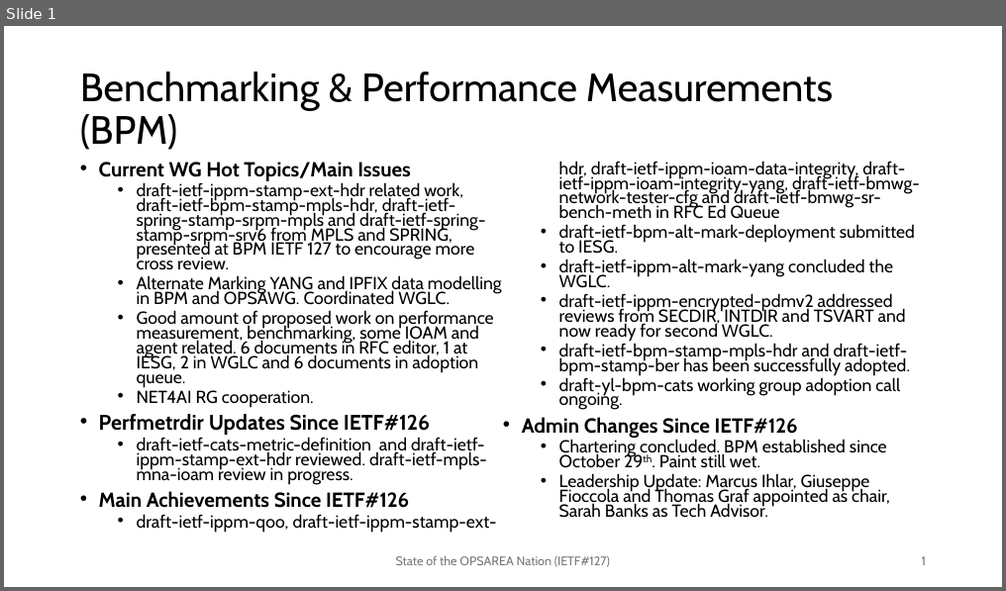
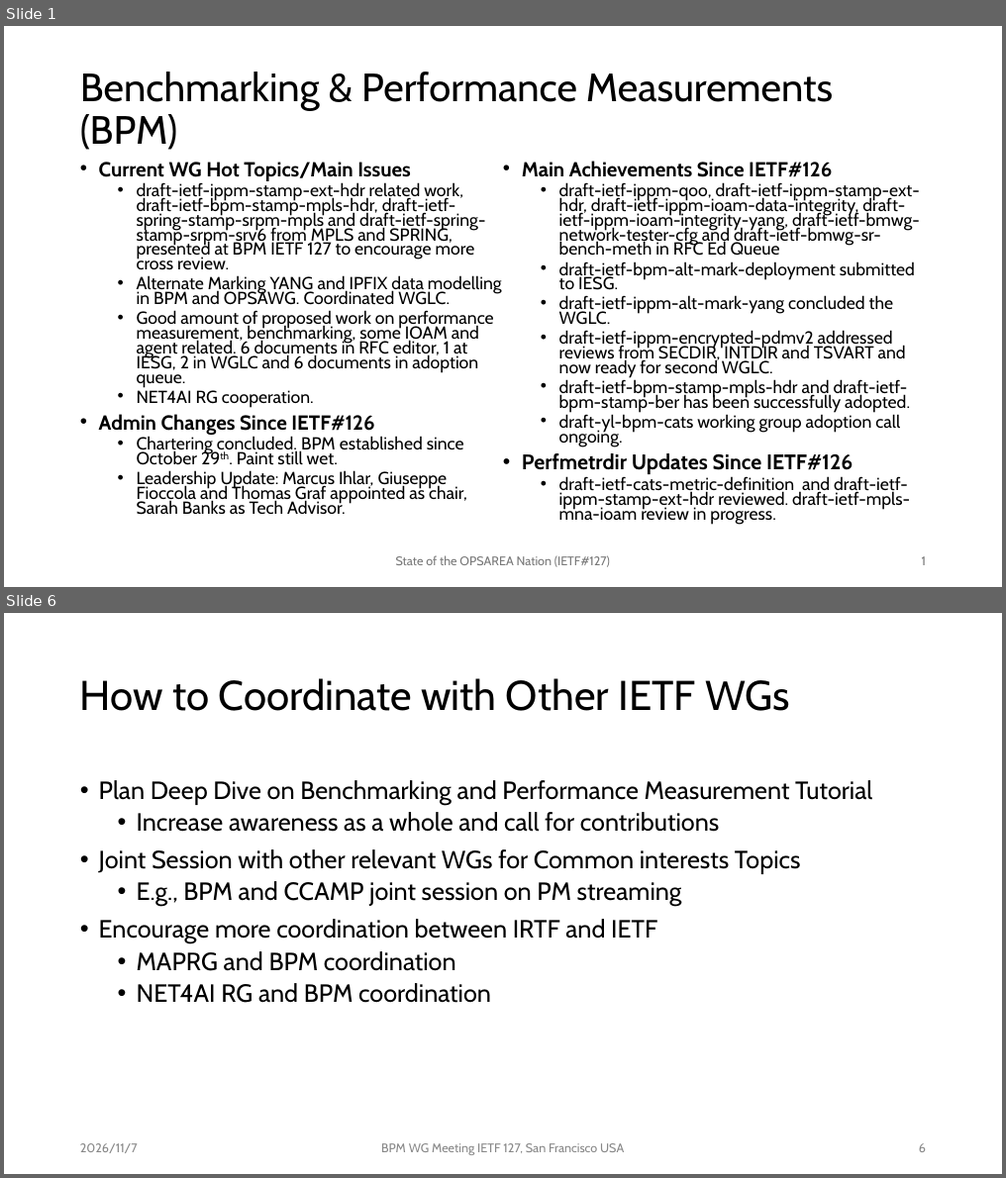
Before and after one commit to ietf-bpm-wg/meeting-materials, a slide deck: ietf127-SanFrancisco/slides/State of OPS Area-BPM-PERFMETRDIR.pptx. Shown one above the other, each under a label of ours: slide 1 before the commit, slides 1 and 6 after it; the slides between them are not shown. The pictures are 1006x591 and 1006x1178 pixels, drawn with LibreOffice and Linux fonts; fonts in the diff are those of the drawing. Boxes give left, top, right and bottom in pixels: in the first picture for what was removed or moved away, otherwise in the second. Text is boxed around its words. In the diff, an @@ line names an element or a change of style, - is before the commit and + after.

```diff
--- a/ietf127-SanFrancisco/slides/State of OPS Area-BPM-PERFMETRDIR.pptx
+++ b/ietf127-SanFrancisco/slides/State of OPS Area-BPM-PERFMETRDIR.pptx
@@ slide 6 added at <box>4,613,1002,1174</box>, background #FFFFFF @@
@@ title added at <box>80,678,790,711</box>, 40 pt, text #000000 @@
+How to Coordinate with Other IETF WGs
@@ text added at <box>99,780,872,1003</box>, 24 pt, text #000000 @@
+• Plan Deep Dive on Benchmarking and Performance Measurement Tutorial
+  • Increase awareness as a whole and call for contributions
+• Joint Session with other relevant WGs for Common interests Topics
+  • E.g., BPM and CCAMP joint session on PM streaming
+• Encourage more coordination between IRTF and IETF
+  • MAPRG and BPM coordination
+  • NET4AI RG and BPM coordination
@@ text added at <box>80,1144,138,1154</box>, 12 pt, text #888888 @@
+2026/11/7
@@ text added at <box>381,1144,624,1156</box>, 12 pt, text #888888 @@
+BPM WG Meeting IETF 127, San Francisco USA
@@ page number added at <box>919,1144,926,1153</box>, 12 pt, text #888888 @@
+6
@@ slide 1 changed as well @@
@@ text at <box>99,414,467,515</box>: text changed @@
-  • Perfmetrdir Updates Since IETF#126
-  • draft-ietf-cats-metric-definition and draft-ietf-ippm-stamp-ext-hdr reviewed. draft-ietf-mpls-mna-ioam review in progress.
+• Admin Changes Since IETF#126
+  • Chartering concluded. BPM established since October 29th. Paint still wet.
+  • Leadership Update: Marcus Ihlar, Giuseppe Fioccola and Thomas Graf appointed as chair, Sarah Banks as Tech Advisor.
@@ text at <box>522,454,910,524</box>: text changed @@
-• Admin Changes Since IETF#126
-  • Chartering concluded. BPM established since October 29th. Paint still wet.
-  • Leadership Update: Marcus Ihlar, Giuseppe Fioccola and Thomas Graf appointed as chair, Sarah Banks as Tech Advisor.
+  • Perfmetrdir Updates Since IETF#126
+  • draft-ietf-cats-metric-definition and draft-ietf-ippm-stamp-ext-hdr reviewed. draft-ietf-mpls-mna-ioam review in progress.
```
Also in this commit, not shown: 5 other slides added, 1 other file.
